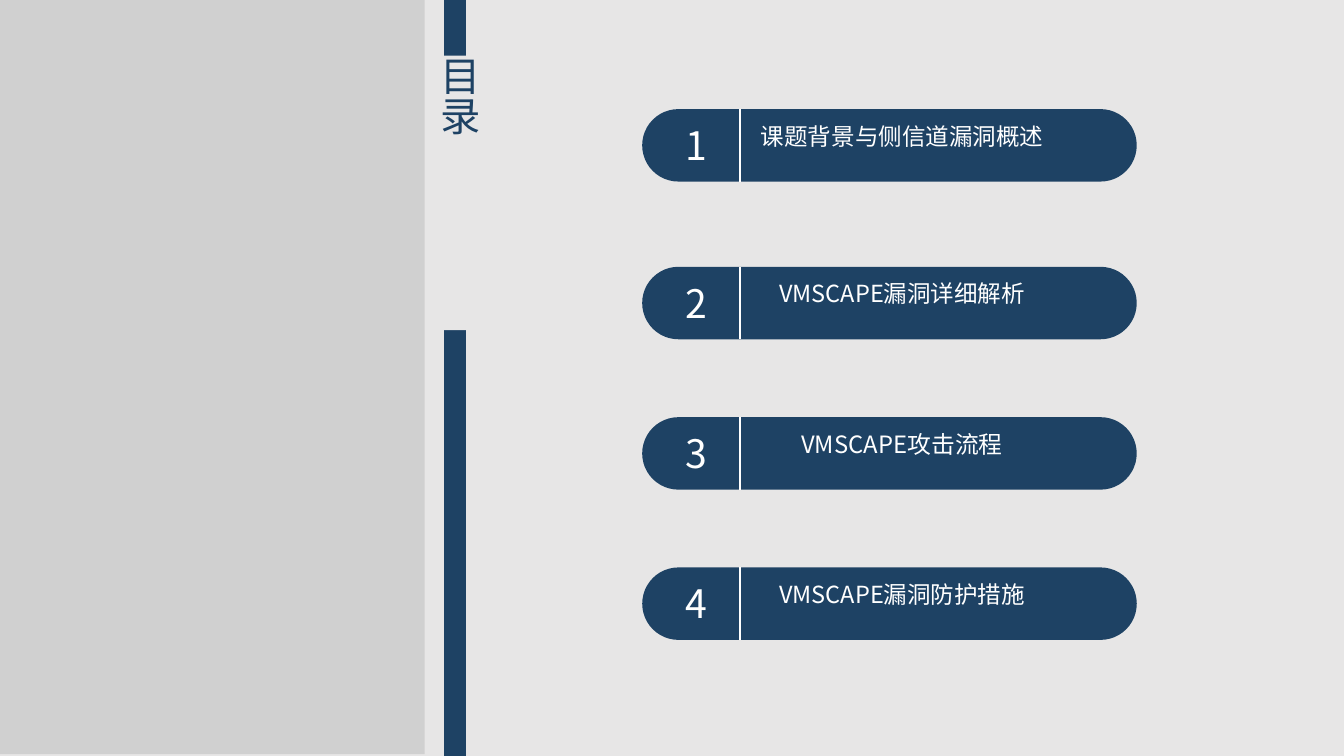
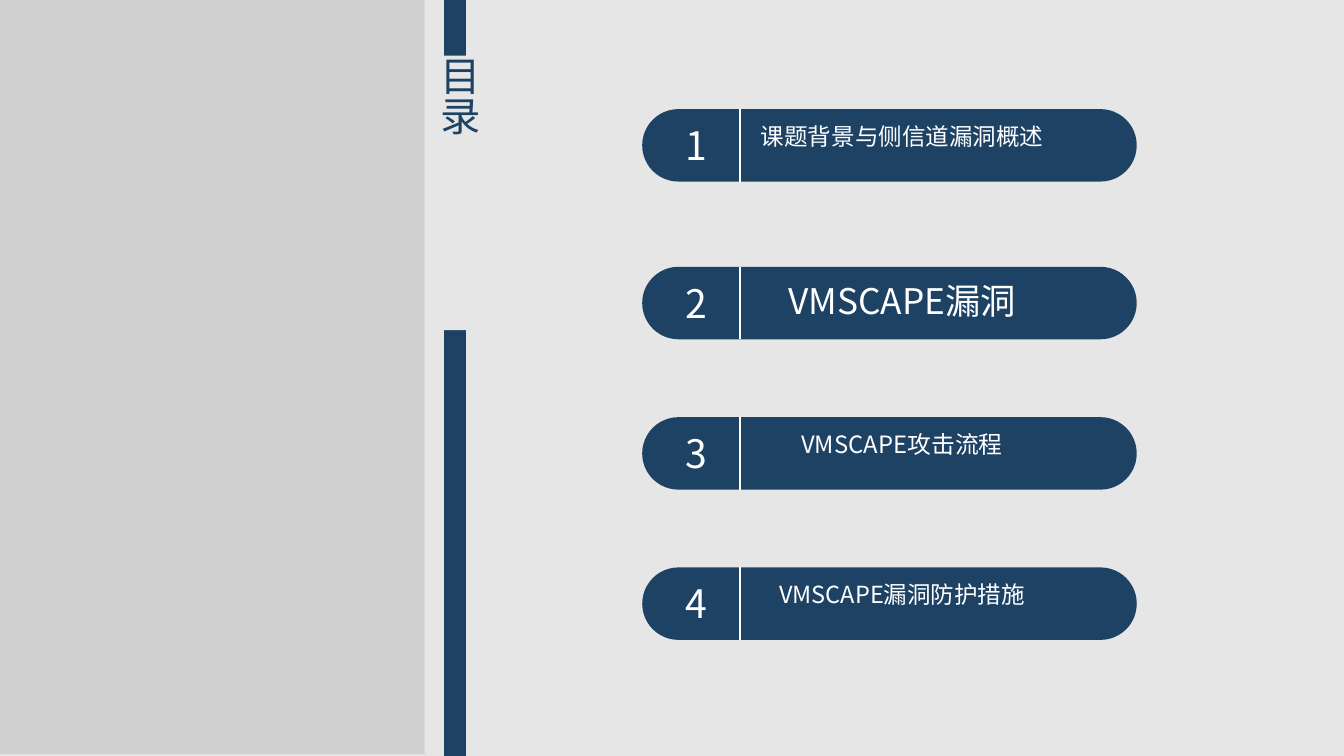
Before and after one commit to JHM2004/amd-microarch-side-channel-testbed, a slide deck: slide 2 of 第1次组会-原理学习-2026-01-07/第一次组会.pptx. Drawn at 1344x756 pixels with LibreOffice and Linux fonts; fonts in the diff are those of the drawing; grey boxes stand for pictures. Boxes give left, top, right and bottom in pixels: in the first picture for what was removed or moved away, otherwise in the second. Text is boxed around its words. In the diff, an @@ line names an element or a change of style, - is before the commit and + after.

```diff
--- a/第1次组会-原理学习-2026-01-07/第一次组会.pptx
+++ b/第1次组会-原理学习-2026-01-07/第一次组会.pptx
@@ text at <box>788,285,1016,317</box>: text changed; size 16.8 to 25.2 pt @@
-VMSCAPE漏洞详细解析
+VMSCAPE漏洞
```
Also in this commit, not shown: 10 other slides changed, 1 slide added, 1 slide removed.
